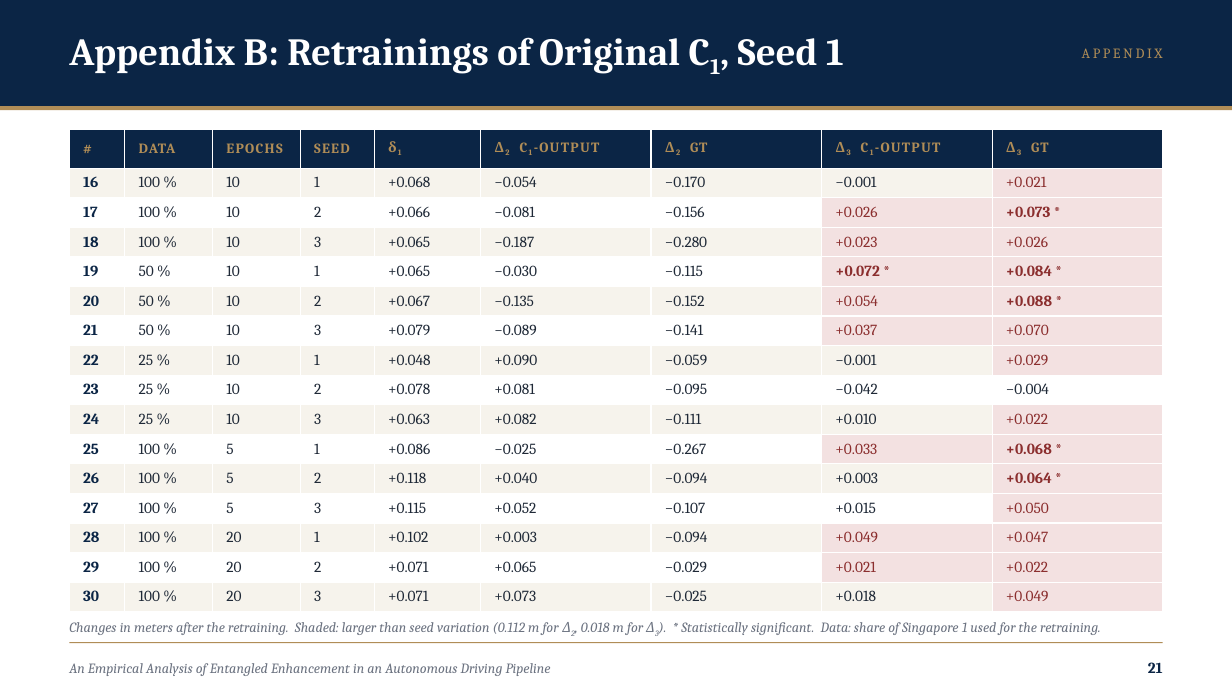
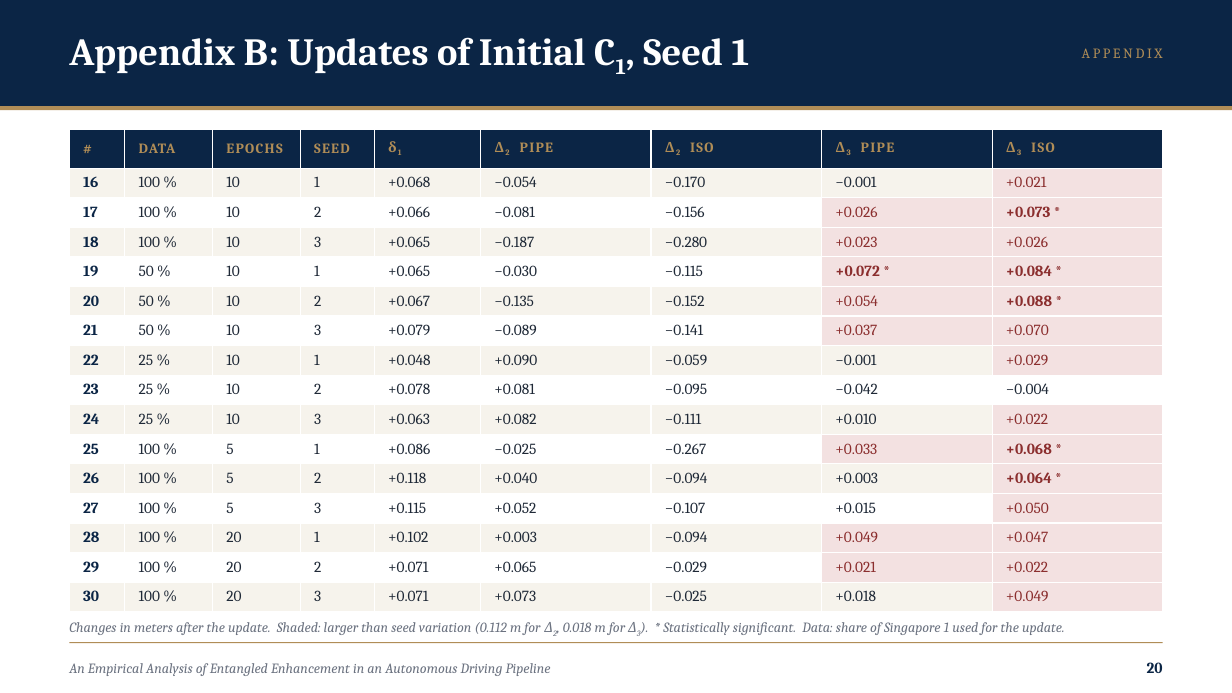
Before and after one commit to RashedIfty/LabSD, a slide deck: slide 20 of Presentations/CS presentation/CS_presentation_IFTY.pptx (slide 21 before the commit). Drawn at 1232x693 pixels with LibreOffice and Linux fonts; fonts in the diff are those of the drawing. Boxes give left, top, right and bottom in pixels: in the first picture for what was removed or moved away, otherwise in the second. Text is boxed around its words. In the diff, an @@ line names an element or a change of style, - is before the commit and + after.

```diff
--- a/Presentations/CS presentation/CS_presentation_IFTY.pptx
+++ b/Presentations/CS presentation/CS_presentation_IFTY.pptx
@@ text at (x1=69, y1=37, x2=750, y2=73): text changed @@
-Appendix B: Retrainings of Original C1, Seed 1
+Appendix B: Updates of Initial C1, Seed 1
@@ table at (x1=69, y1=129, x2=1165, y2=612) @@
-row 1: # | DATA | EPOCHS | SEED | δ1 | Δ2 C1-OUTPUT | Δ2 GT | Δ3 C1-OUTPUT | Δ3 GT
+row 1: # | DATA | EPOCHS | SEED | δ1 | Δ2 PIPE | Δ2 ISO | Δ3 PIPE | Δ3 ISO
@@ text at (x1=69, y1=622, x2=1065, y2=635): text changed @@
-Changes in meters after the retraining. Shaded: larger than seed variation (0.112 m for Δ2, 0.018 m for Δ3). * Statistically significant. Data: share of Singapore 1 used for the retraining.
+Changes in meters after the update. Shaded: larger than seed variation (0.112 m for Δ2, 0.018 m for Δ3). * Statistically significant. Data: share of Singapore 1 used for the update.
@@ text at (x1=1147, y1=662, x2=1163, y2=673): text changed @@
-21
+20
```
Also in this commit, not shown: 17 other slides changed, 1 slide added, 2 slides removed, 14 other files.
